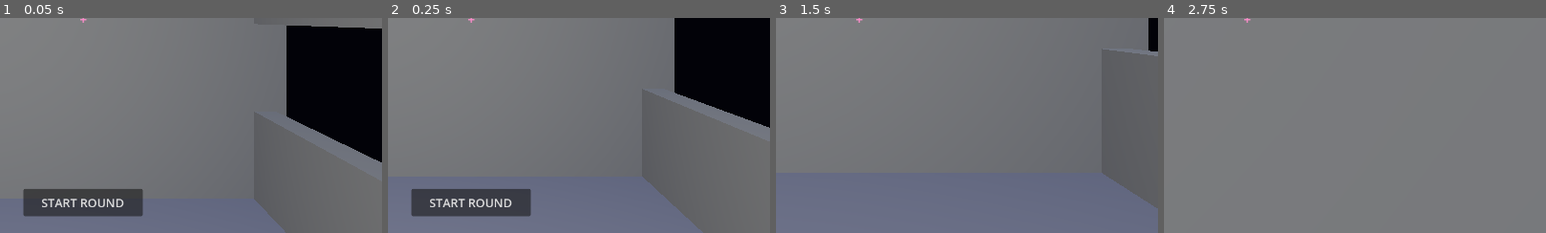
Above: before the commit, frames 1-4 (left to right).
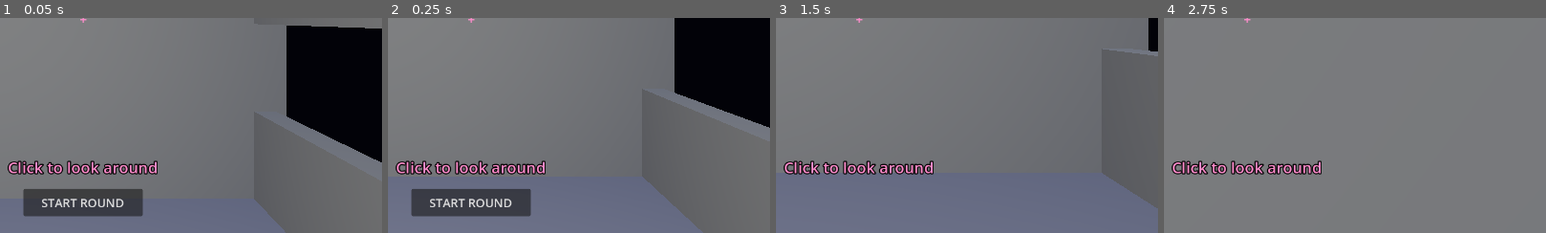
Above: after the commit, the same moments.

Repository: starimpactcontacts-netizen/Highschoolinfection
Game: Godot game, scene res://scenes/game.tscn
Two runs of this game, one before a commit and one after it. Both use one fixed random seed, a clock stepped at 60 frames per second and the inputs below. This scene is started directly instead of the project's main scene.
Inputs (mouse positions are % of the whole screen's width and height, from its top left):
- Up to frame 1 (0.05 s): no input
- Up to frame 2 (0.25 s): no input
- Up to frame 3 (1.5 s): click "START ROUND" at 0.5 s; tap Enter at 1.25 s; move the mouse to (55, 50) at 1.27 s; hold W (move_forward) from 1.28 s (still down); tap E (interact) at 1.35 s
- Up to frame 4 (2.75 s): keep holding W (move_forward); tap Space (jump) at 1.52, 2.27 s; tap Enter at 2 s; move the mouse to (45, 50) at 2.02 s; tap E (interact) at 2.1 s
The pictures show only the part of the screen within x 39-89%, y 50-100%; the shares and areas given below are measured in that part.

The runs differ from the first frame. In frame 1, 1.8% of the frame differs, in the area x 2-42%, y 66-73%; in frame 2, 1.8%; in frame 3, 1.8%; in frame 4, 1.8%.

Commit message:
Fix mouse look: HUD was eating all mouse input
- Set HUD Control/labels to mouse_filter IGNORE so look input reaches the player
  (the full-screen HUD was consuming every mouse event; this was the real cause
  of the dead mouse, not the authority check)
- Start with cursor free so the host can click START ROUND; click in the world
  to capture the mouse for looking, Esc to free it again
- Only rotate the view while the mouse is actually captured
- Show a 'Click to look around' hint while the cursor is free

Co-Authored-By: Claude Opus 4.8 <noreply@anthropic.com>
Claude-Session: https://claude.ai/code/session_01J1htevseaP2AvAZpcAnZSx

Diff:
--- a/scenes/game.tscn
+++ b/scenes/game.tscn
@@ -242,11 +242,13 @@
 anchors_preset = 15
 anchor_right = 1.0
 anchor_bottom = 1.0
+mouse_filter = 2
 
 [node name="TopBar" type="ColorRect" parent="HUD/Root"]
 layout_mode = 1
 anchor_right = 1.0
 offset_bottom = 58.0
+mouse_filter = 2
 color = Color(0.08, 0.02, 0.06, 0.55)
 
 [node name="Status" type="Label" parent="HUD/Root"]
@@ -257,6 +259,7 @@
 offset_top = 14.0
 offset_right = 280.0
 offset_bottom = 50.0
+mouse_filter = 2
 theme_override_colors/font_color = Color(0.95, 0.95, 1, 1)
 theme_override_colors/font_outline_color = Color(0, 0, 0, 1)
 theme_override_constants/outline_size = 6
@@ -272,6 +275,7 @@
 offset_top = 10.0
 offset_right = -18.0
 offset_bottom = 52.0
+mouse_filter = 2
 theme_override_colors/font_color = Color(1, 0.42, 0.72, 1)
 theme_override_colors/font_outline_color = Color(0, 0, 0, 1)
 theme_override_constants/outline_size = 6
@@ -290,6 +294,7 @@
 offset_top = -128.0
 offset_right = 220.0
 offset_bottom = -92.0
+mouse_filter = 2
 theme_override_colors/font_color = Color(1, 0.55, 0.8, 1)
 theme_override_colors/font_outline_color = Color(0, 0, 0, 1)
 theme_override_constants/outline_size = 7
@@ -307,6 +312,7 @@
 offset_top = -14.0
 offset_right = 6.0
 offset_bottom = 14.0
+mouse_filter = 2
 theme_override_colors/font_color = Color(1, 0.55, 0.8, 1)
 theme_override_font_sizes/font_size = 22
 horizontal_alignment = 1
--- a/scripts/player.gd
+++ b/scripts/player.gd
@@ -43,16 +43,23 @@
 	_sync_pos = global_position
 	_sync_yaw = rotation.y
 	camera.current = is_multiplayer_authority()
+	# Start with the cursor free so the host can click START ROUND; the player
+	# clicks in the world to capture the mouse for looking (Esc frees it again).
 	if is_multiplayer_authority():
+		Input.mouse_mode = Input.MOUSE_MODE_VISIBLE
+	_apply_team_look()
+
+func _unhandled_input(event: InputEvent) -> void:
+	if not camera.current:
+		return
+	# Click anywhere in the world (not on a button) to look around.
+	if event is InputEventMouseButton and event.pressed:
 		Input.mouse_mode = Input.MOUSE_MODE_CAPTURED
-	_apply_team_look()
-
-func _unhandled_input(event: InputEvent) -> void:
-	if event is InputEventMouseMotion and camera.current:
+	if event is InputEventMouseMotion and Input.mouse_mode == Input.MOUSE_MODE_CAPTURED:
 		rotate_y(-event.relative.x * MOUSE_SENS)
 		head.rotate_x(-event.relative.y * MOUSE_SENS)
 		head.rotation.x = clampf(head.rotation.x, -1.4, 1.4)
-	if event.is_action_pressed("ui_cancel") and is_multiplayer_authority():
+	if event.is_action_pressed("ui_cancel"):
 		if Input.mouse_mode == Input.MOUSE_MODE_CAPTURED:
 			Input.mouse_mode = Input.MOUSE_MODE_VISIBLE
 		else:
@@ -97,6 +104,9 @@
 
 ## Local player: work out the current interaction prompt and act on E.
 func _update_interaction() -> void:
+	if Input.mouse_mode != Input.MOUSE_MODE_CAPTURED:
+		prompt = "Click to look around"
+		return
 	var game := get_tree().get_first_node_in_group("game")
 	if is_hidden:
 		prompt = "[E] Leave  (%d)" % ceili(hide_time_left)
